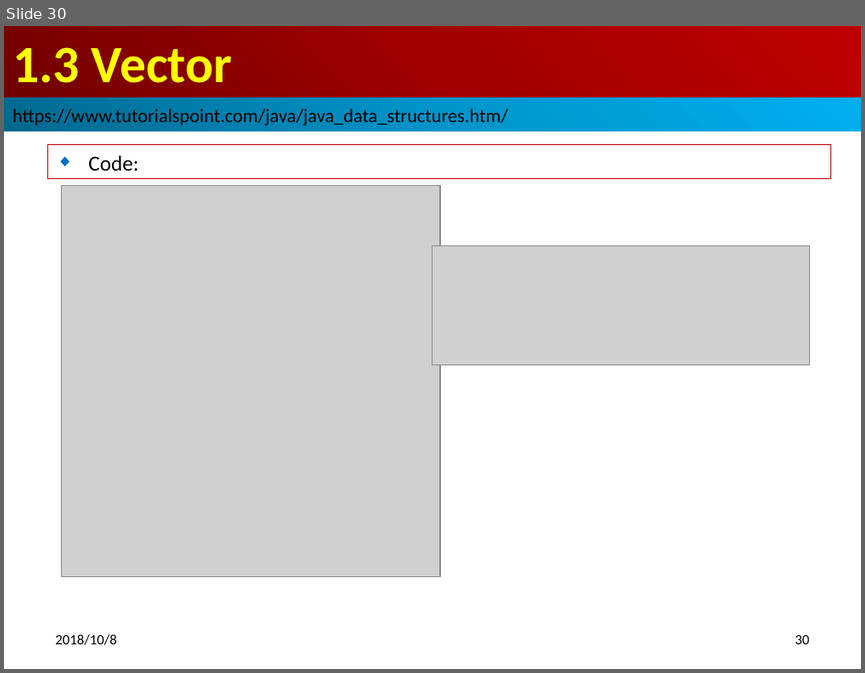
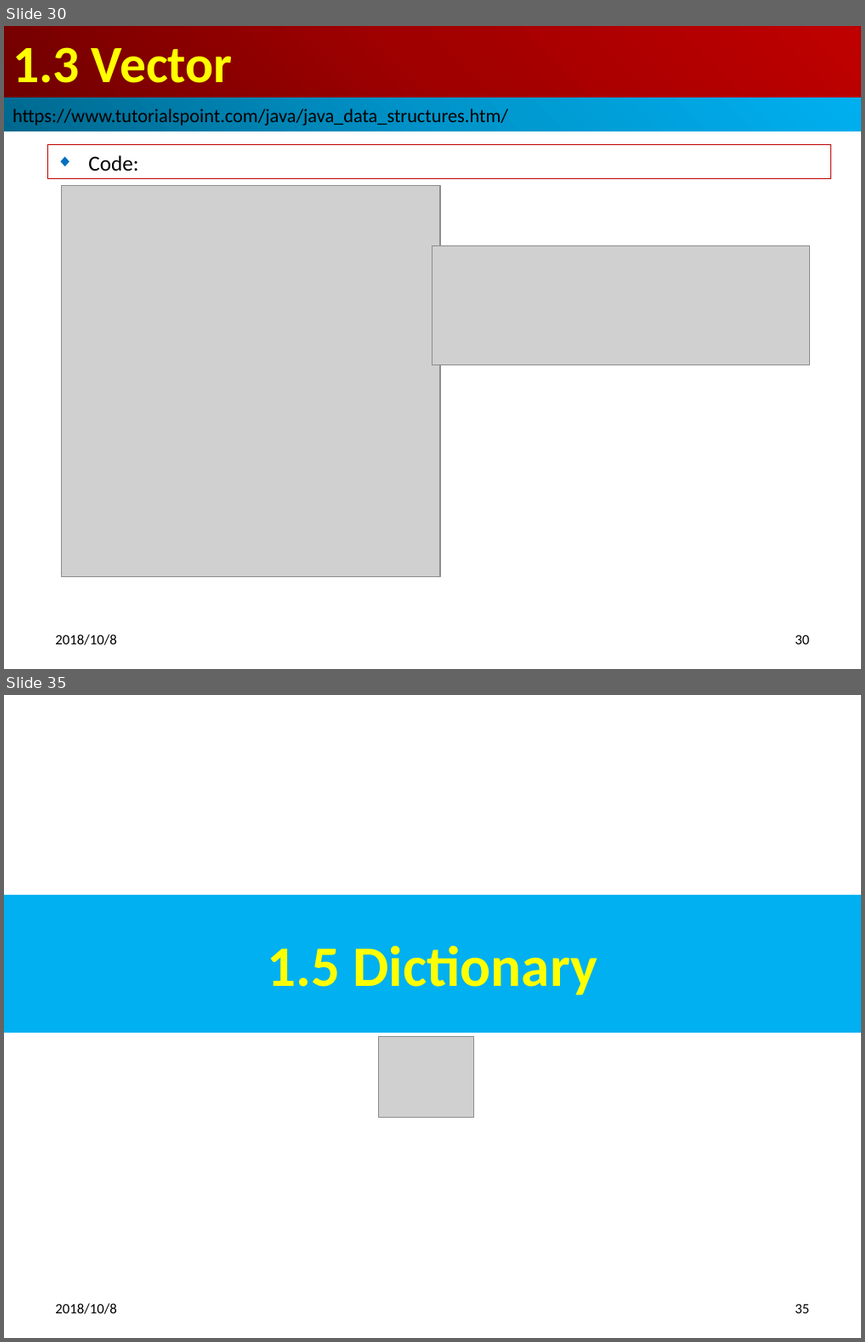
Before and after one commit to peterhchen/java-adv, a slide deck: 15_Ch01_DataStruct.pptx. Shown one above the other, each under a label of ours: slide 30 before the commit, slides 30 and 35 after it; the slides between them are not shown. The pictures are 865x673 and 865x1342 pixels, drawn with LibreOffice and Linux fonts; fonts in the diff are those of the drawing; grey boxes stand for pictures. Boxes give left, top, right and bottom in pixels: in the first picture for what was removed or moved away, otherwise in the second. Text is boxed around its words. In the diff, an @@ line names an element or a change of style, - is before the commit and + after.

```diff
--- a/15_Ch01_DataStruct.pptx
+++ b/15_Ch01_DataStruct.pptx
@@ slide 35 added at bbox=[4, 695, 861, 1338], background #FFFFFF @@
@@ title added at bbox=[4, 895, 861, 1032], fill #00B0F0, 48 pt, text #FFFF00, bold @@
+1.5 Dictionary
@@ picture added at bbox=[378, 1037, 473, 1117] @@
@@ text added at bbox=[55, 1303, 116, 1314], 12 pt, text #000000 @@
+2018/10/8
@@ page number added at bbox=[794, 1304, 809, 1313], 12 pt, text #000000 @@
+35
```
Also in this commit, not shown: 24 slides changed, 3 other slides added, 2 other files.
